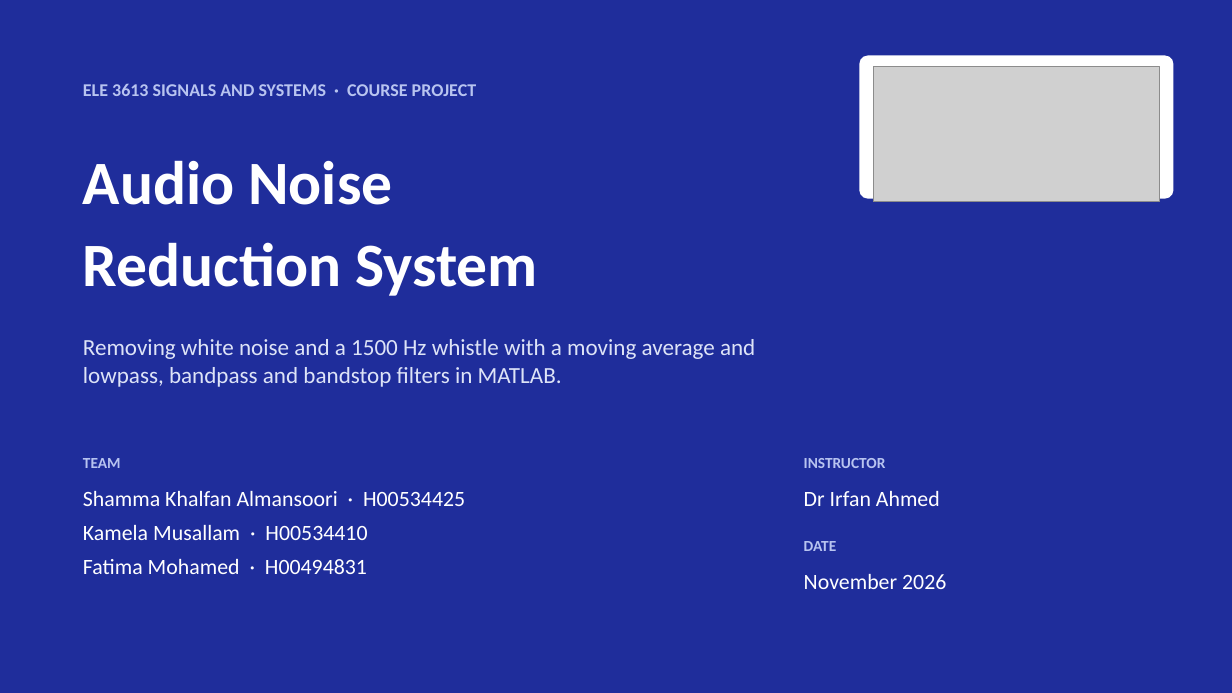
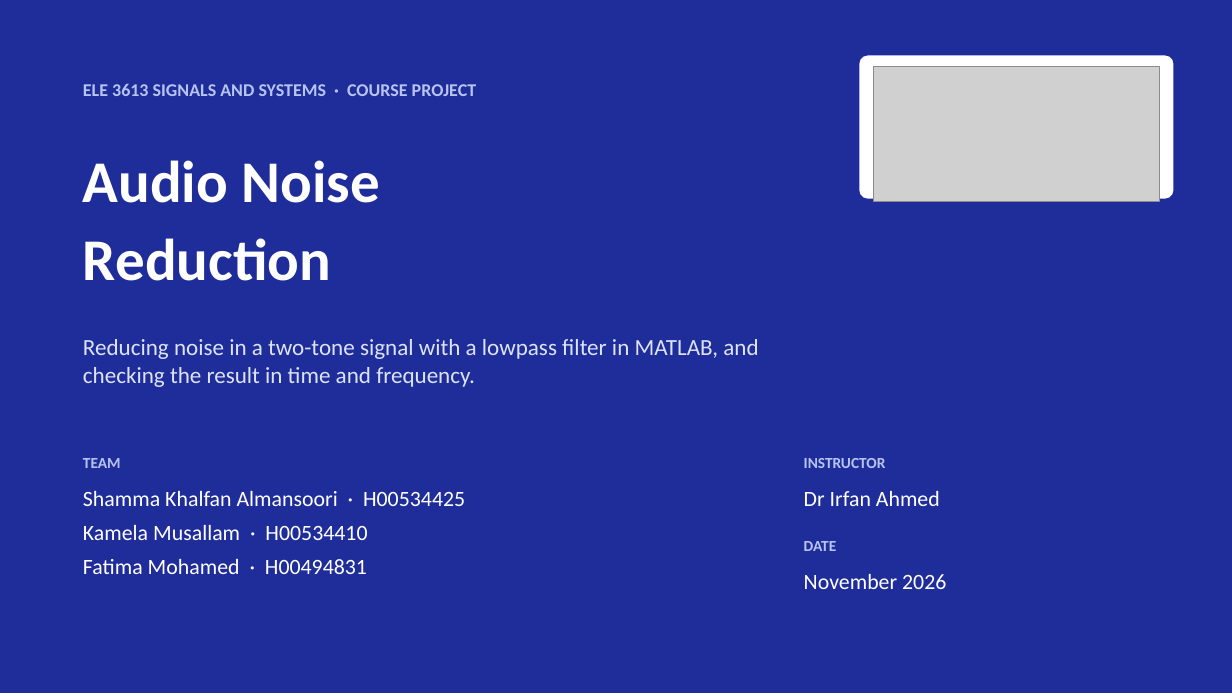
Before and after one commit to sshammaalman-art/Signal-project, a slide deck: slide 1 of AudioNoiseReduction_Presentation.pptx. Drawn at 1232x693 pixels with LibreOffice and Linux fonts; fonts in the diff are those of the drawing; grey boxes stand for pictures. Boxes give left, top, right and bottom in pixels: in the first picture for what was removed or moved away, otherwise in the second. Text is boxed around its words. In the diff, an @@ line names an element or a change of style, - is before the commit and + after.

```diff
--- a/AudioNoiseReduction_Presentation.pptx
+++ b/AudioNoiseReduction_Presentation.pptx
@@ text at [83, 160, 380, 203]: size 48 to 46 pt in "Audio Noise" @@
@@ text at [83, 238, 331, 281]: text changed; size 48 to 46 pt @@
-Reduction System
+Reduction
@@ text at [83, 339, 758, 387]: text changed @@
-Removing white noise and a 1500 Hz whistle with a moving average and lowpass, bandpass and bandstop filters in MATLAB.
+Reducing noise in a two-tone signal with a lowpass filter in MATLAB, and checking the result in time and frequency.
```
Also in this commit, not shown: 1 other slide changed, 6 slides added, 8 slides removed, 26 other files.
